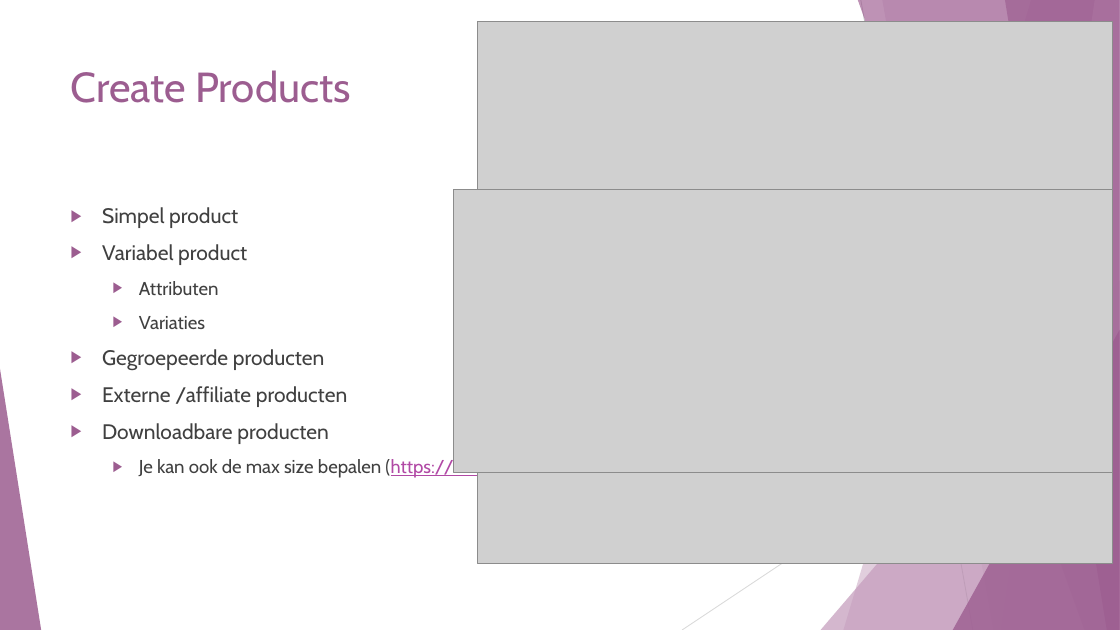
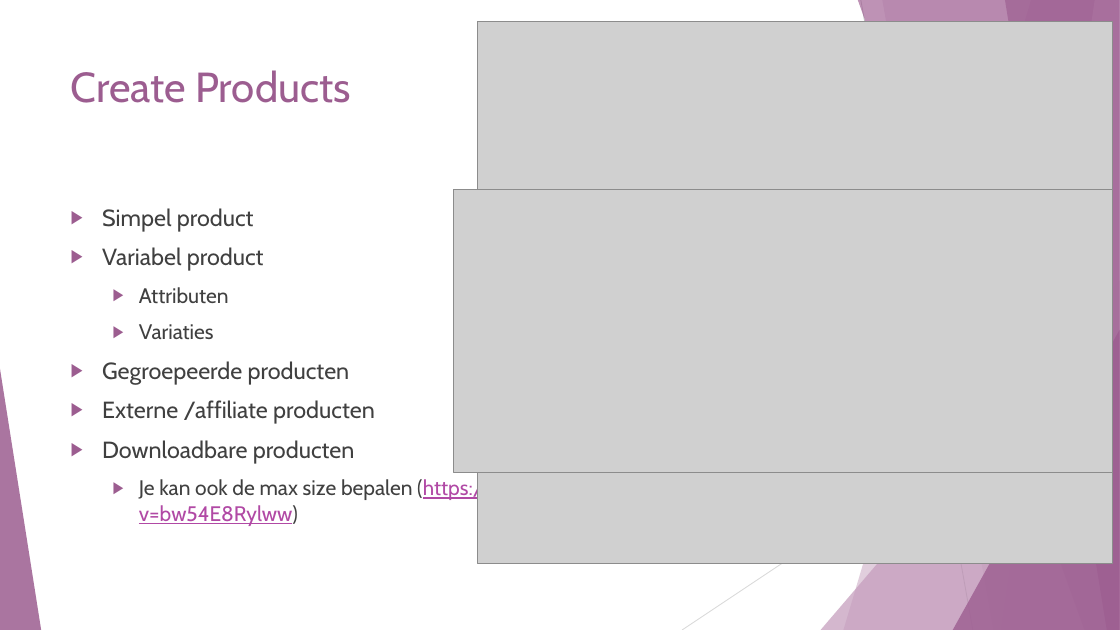
Before and after one commit to SarahJehin/WebResearch, a slide deck: slide 9 of new_technology/Wordpress - WooCommerce.pptx. Drawn at 1120x630 pixels with LibreOffice and Linux fonts; fonts in the diff are those of the drawing; grey boxes stand for pictures. Boxes give left, top, right and bottom in pixels: in the first picture for what was removed or moved away, otherwise in the second. Text is boxed around its words. In the diff, an @@ line names an element or a change of style, - is before the commit and + after.

```diff
--- a/new_technology/Wordpress - WooCommerce.pptx
+++ b/new_technology/Wordpress - WooCommerce.pptx
@@ text "Simpel product" at [102,208,732,526]: size 18 to 20 pt in "Simpel product", "Variabel product", "Gegroepeerde producten", "Externe /affiliate producten" and 1 more places; size 16 to 18 pt in "Attributen", "Variaties", "Je kan ook de max size bepalen ..." @@
```
Also in this commit, not shown: 13 other slides changed, 4 slides added, 4 slides removed, 3 other files.
